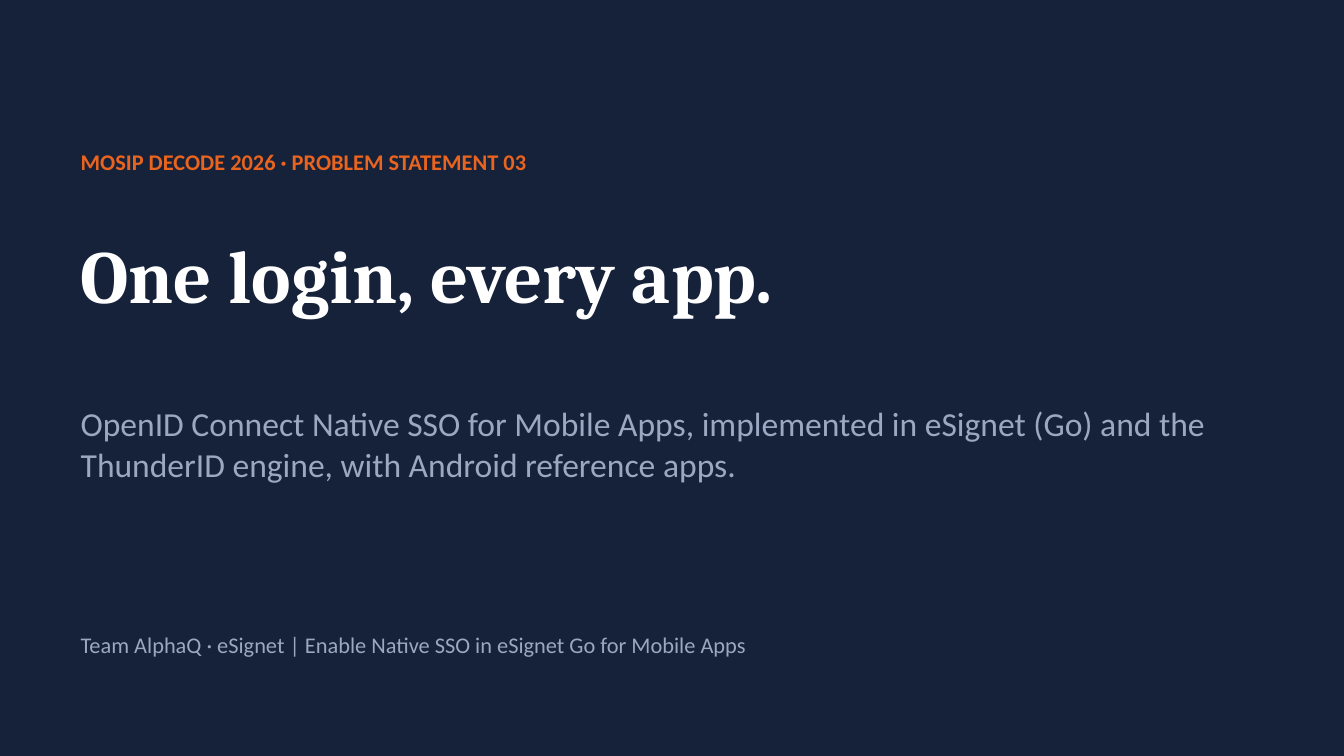
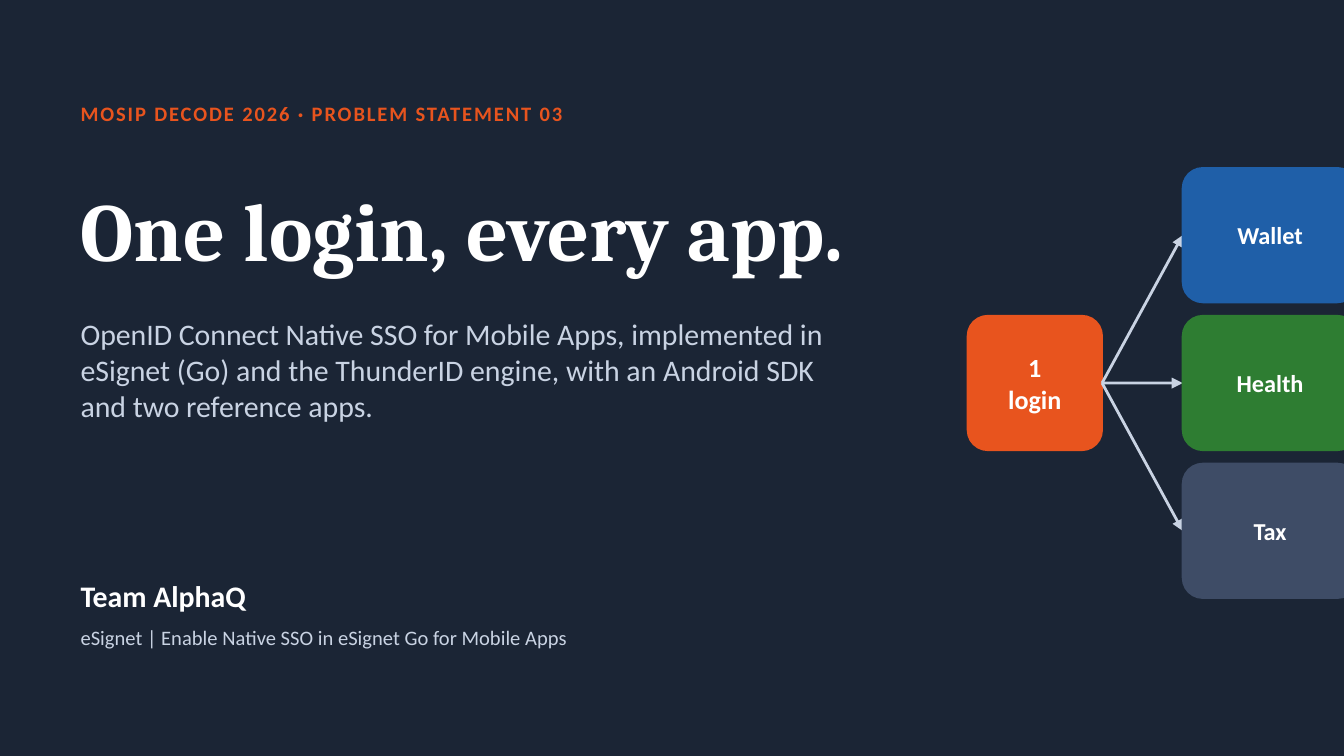
Before and after one commit to DevAnuragT/mosip-decode-2026-native-sso, a slide deck: slide 1 of docs/pitch-deck.pptx. Drawn at 1344x756 pixels with LibreOffice and Linux fonts; fonts in the diff are those of the drawing. Boxes give left, top, right and bottom in pixels: in the first picture for what was removed or moved away, otherwise in the second. Text is boxed around its words. In the diff, an @@ line names an element or a change of style, - is before the commit and + after.

```diff
--- a/docs/pitch-deck.pptx
+++ b/docs/pitch-deck.pptx
@@ background #16213A to #1B2535 @@
@@ text "MOSIP DECODE 2026 · PROBLEM ...": place and size @@
-text "MOSIP DECODE 2026 · PROBLEM ..." at <box>81,154,526,170</box>
+text "MOSIP DECODE 2026 · PROBLEM ..." at <box>81,107,563,121</box>
@@ text "MOSIP DECODE 2026 · PROBLEM ..." at <box>81,107,563,121</box>: size 12 to 11 pt, text colour #E9641E to #E8541E, letter spacing 0 to 1 pt @@
@@ text "One login, every app.": place and size @@
-text "One login, every app." at <box>81,251,773,319</box>
+text "One login, every app." at <box>81,204,843,279</box>
@@ text "One login, every app." at <box>81,204,843,279</box>: size 40 to 44 pt; vertical alignment top to middle @@
@@ rounded rectangle added at <box>1183,168,1344,302</box>, fill #1F5FA8, outline #1F5FA8 1 pt @@
@@ arrow added from (1102, 383) to (1183, 235), #C9D3E3 1.5 pt @@
@@ text added at <box>1237,227,1302,244</box>, 13 pt, text #FFFFFF, bold @@
+Wallet
@@ text at <box>81,324,823,422</box>: text changed; size 18 to 16 pt; text colour #9AA8C2 to #C9D3E3 @@
-OpenID Connect Native SSO for Mobile Apps, implemented in eSignet (Go) and the ThunderID engine, with Android reference apps.
+OpenID Connect Native SSO for Mobile Apps, implemented in eSignet (Go) and the ThunderID engine, with an Android SDK and two reference apps.
@@ rounded rectangle added at <box>968,316,1102,450</box>, fill #E8541E, outline #E8541E 1 pt @@
@@ rounded rectangle added at <box>1183,316,1344,450</box>, fill #2E7D32, outline #2E7D32 1 pt @@
@@ text added at <box>1008,360,1061,414</box>, 14 pt, text #FFFFFF, bold @@
+1
+login
@@ arrow added from (1102, 383) to (1183, 383), #C9D3E3 1.5 pt @@
@@ arrow added from (1102, 383) to (1183, 531), #C9D3E3 1.5 pt @@
@@ text added at <box>1237,375,1304,392</box>, 13 pt, text #FFFFFF, bold @@
+Health
@@ rounded rectangle added at <box>1183,464,1344,598</box>, fill #3E4C66, outline #3E4C66 1 pt @@
@@ text added at <box>1254,524,1287,540</box>, 13 pt, text #FFFFFF, bold @@
+Tax
@@ text added at <box>81,586,245,612</box>, 16 pt, text #FFFFFF, bold @@
+Team AlphaQ
@@ text at <box>81,630,566,649</box>: text changed; size 12 to 11 pt; text colour #9AA8C2 to #C9D3E3 @@
-Team AlphaQ · eSignet | Enable Native SSO in eSignet Go for Mobile Apps
+eSignet | Enable Native SSO in eSignet Go for Mobile Apps
```
Also in this commit, not shown: 12 other slides changed, 5 other files.
